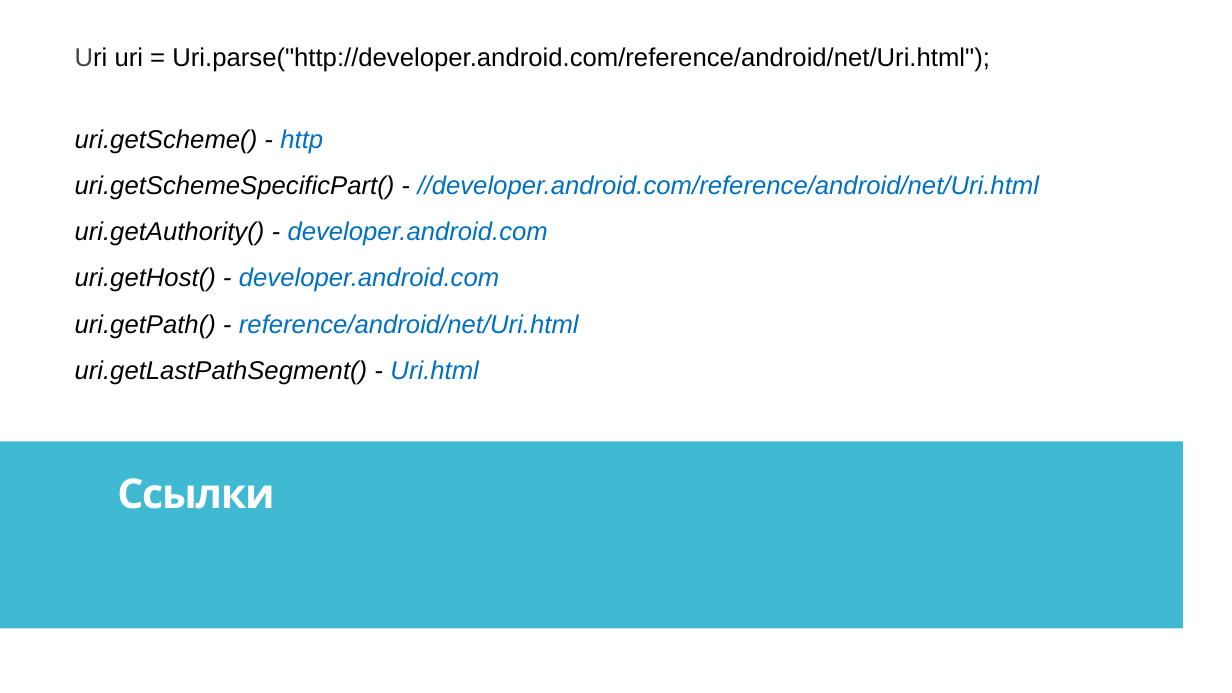
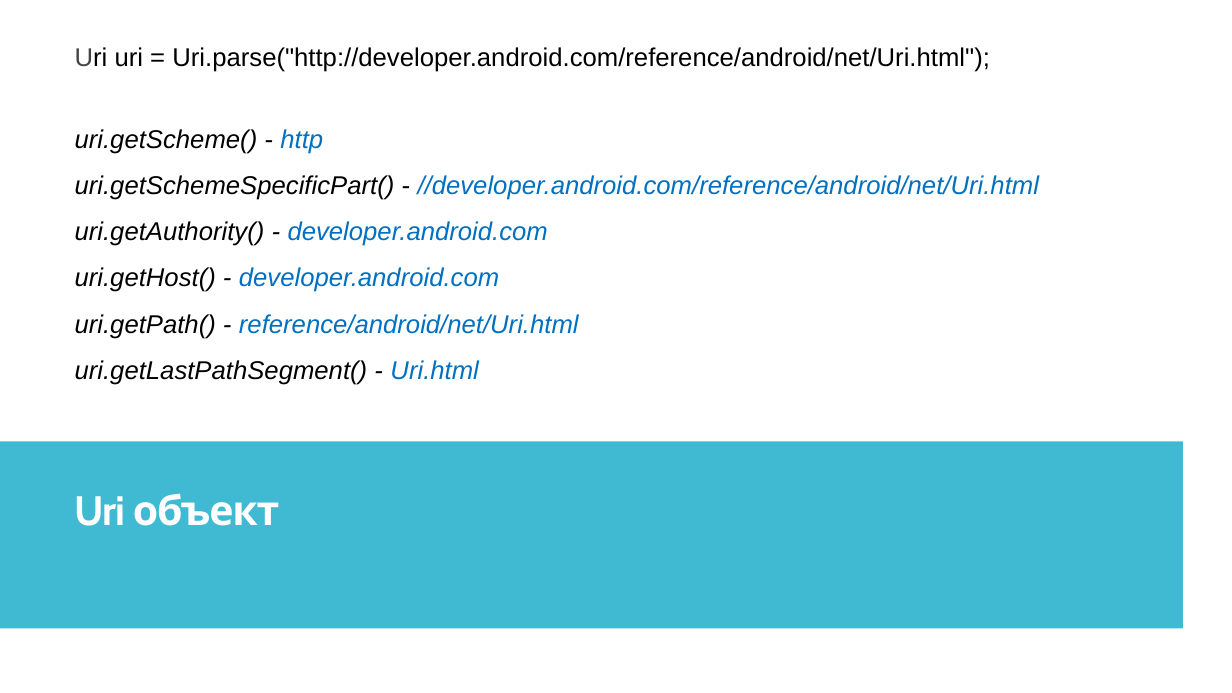
Before and after one commit to IriEfremova/LessonsCube, a slide deck: slide 12 of Android/Lesson15/ContextIntent.pptx (slide 9 before the commit). Drawn at 1232x693 pixels with LibreOffice and Linux fonts; fonts in the diff are those of the drawing. Boxes give left, top, right and bottom in pixels: in the first picture for what was removed or moved away, otherwise in the second. Text is boxed around its words. In the diff, an @@ line names an element or a change of style, - is before the commit and + after.

```diff
--- a/Android/Lesson15/ContextIntent.pptx
+++ b/Android/Lesson15/ContextIntent.pptx
@@ text at (75,493,279,526): text changed @@
-Ссылки
+Uri объект
```
Also in this commit, not shown: 5 other slides changed, 10 slides added, 5 slides removed.
